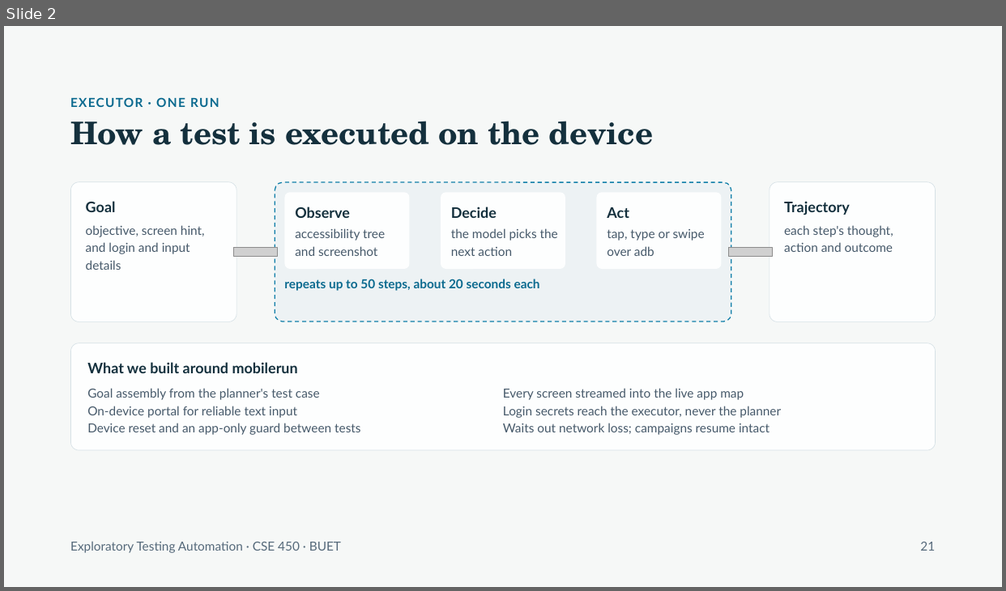
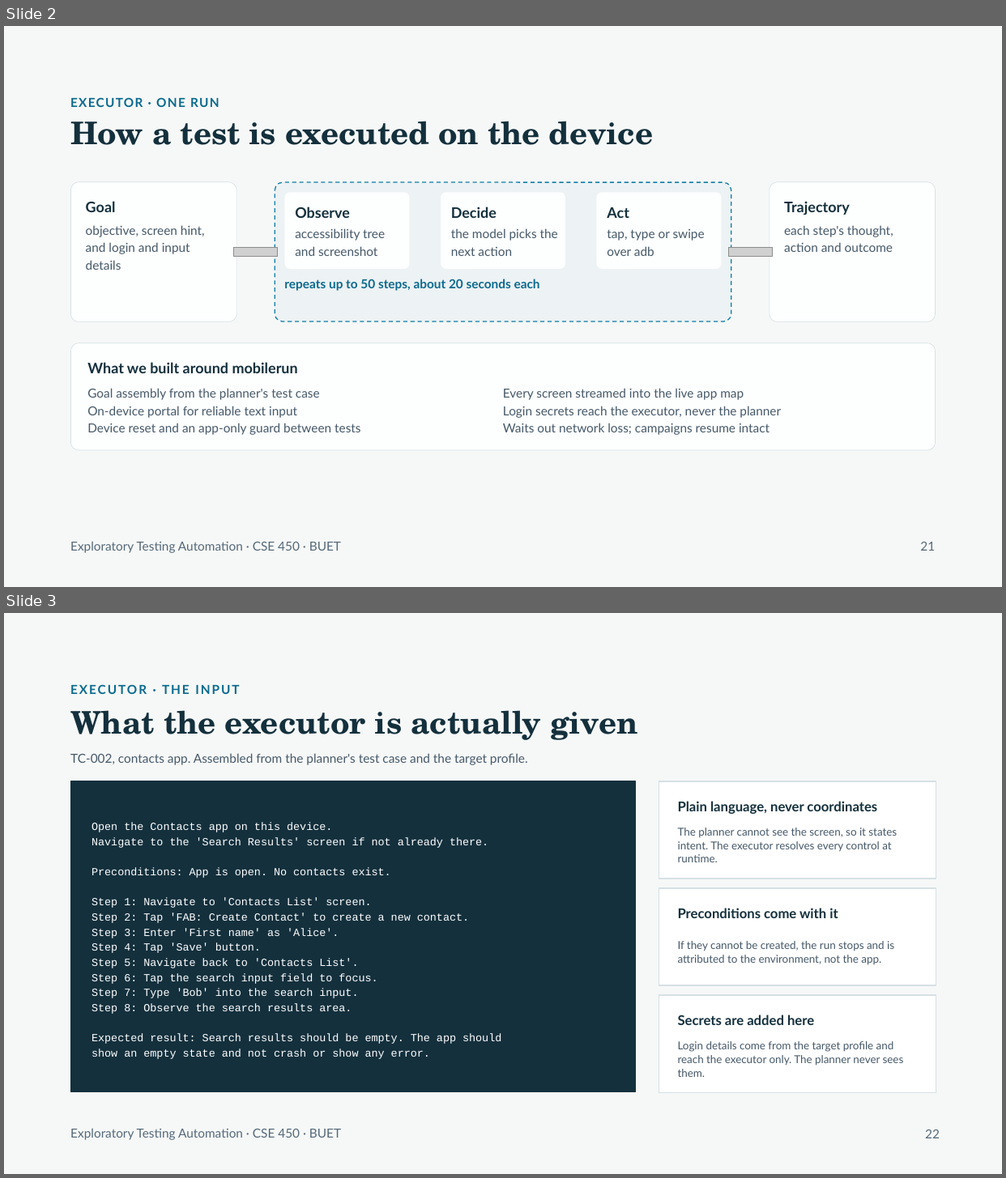
Before and after one commit to raihanrsdV1/Exploratory-Testing-Planner-Agent, a slide deck: presentation/split/3-Jonayed.pptx. Shown one above the other, each under a label of ours: slide 2 before the commit, slides 2 and 3 after it. The pictures are 1006x591 and 1006x1178 pixels, drawn with LibreOffice and Linux fonts; fonts in the diff are those of the drawing; grey boxes stand for pictures; background and template pictures are left out. Boxes give left, top, right and bottom in pixels: in the first picture for what was removed or moved away, otherwise in the second. Text is boxed around its words. In the diff, an @@ line names an element or a change of style, - is before the commit and + after.

```diff
--- a/presentation/split/3-Jonayed.pptx
+++ b/presentation/split/3-Jonayed.pptx
@@ slide 3 added at (4,613,1002,1174), background #F6F8F7 @@
@@ text added at (70,684,239,694), 12 pt, text #0B6A8F, bold @@
+EXECUTOR · THE INPUT
@@ text added at (70,710,638,740), 30 pt, text #14303D, bold @@
+What the executor is actually given
@@ text added at (70,753,528,765), 12 pt, text #46596A @@
+TC-002, contacts app. Assembled from the planner's test case and the target profile.
@@ rectangle added at (70,781,636,1093), fill #14303D, outline #14303D 1 pt @@
@@ rectangle added at (659,781,936,879), fill #FFFFFF, outline #D5E0E5 1 pt @@
@@ text added at (678,801,877,814), 13 pt, text #14303D, bold @@
+Plain language, never coordinates
@@ text added at (91,823,501,1059), 10.5 pt, text #FDFEFE @@
+Open the Contacts app on this device.
+Navigate to the 'Search Results' screen if not already there.
+Preconditions: App is open. No contacts exist.
+Step 1: Navigate to 'Contacts List' screen.
+Step 2: Tap 'FAB: Create Contact' to create a new contact.
+Step 3: Enter 'First name' as 'Alice'.
+Step 4: Tap 'Save' button.
+Step 5: Navigate back to 'Contacts List'.
+Step 6: Tap the search input field to focus.
+Step 7: Type 'Bob' into the search input.
+Step 8: Observe the search results area.
+Expected result: Search results should be empty. The app should
+show an empty state and not crash or show any error.
@@ text added at (678,828,897,862), 10.5 pt, text #46596A @@
+The planner cannot see the screen, so it states intent. The executor resolves every control at runtime.
@@ rectangle added at (659,888,936,986), fill #FFFFFF, outline #D5E0E5 1 pt @@
@@ text added at (678,908,837,918), 13 pt, text #14303D, bold @@
+Preconditions come with it
@@ text added at (678,941,894,965), 10.5 pt, text #46596A @@
+If they cannot be created, the run stops and is attributed to the environment, not the app.
@@ rectangle added at (659,995,936,1093), fill #FFFFFF, outline #D5E0E5 1 pt @@
@@ text added at (678,1015,814,1025), 13 pt, text #14303D, bold @@
+Secrets are added here
@@ text added at (678,1041,904,1077), 10.5 pt, text #46596A @@
+Login details come from the target profile and reach the executor only. The planner never sees them.
@@ text added at (70,1129,341,1140), 12 pt, text #55697A @@
+Exploratory Testing Automation · CSE 450 · BUET
@@ text added at (925,1130,940,1139), 12 pt, text #55697A @@
+22
```
Also in this commit, not shown: 4 slides changed, 3 other slides added, 2 other files.
